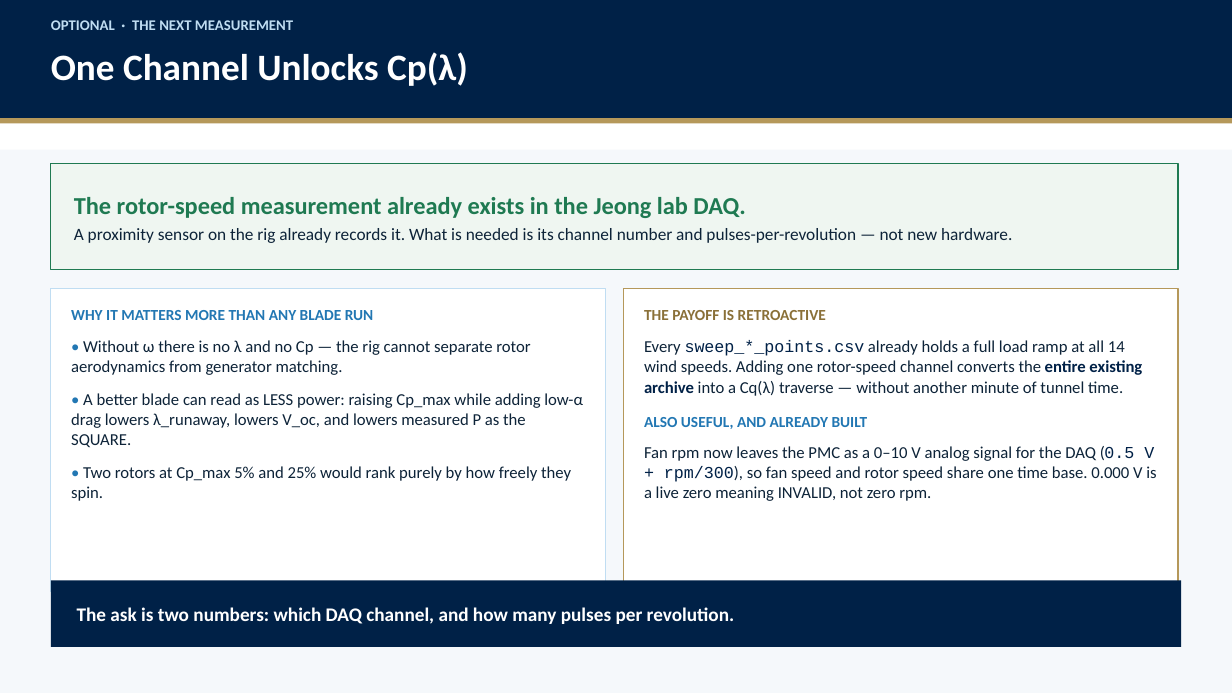
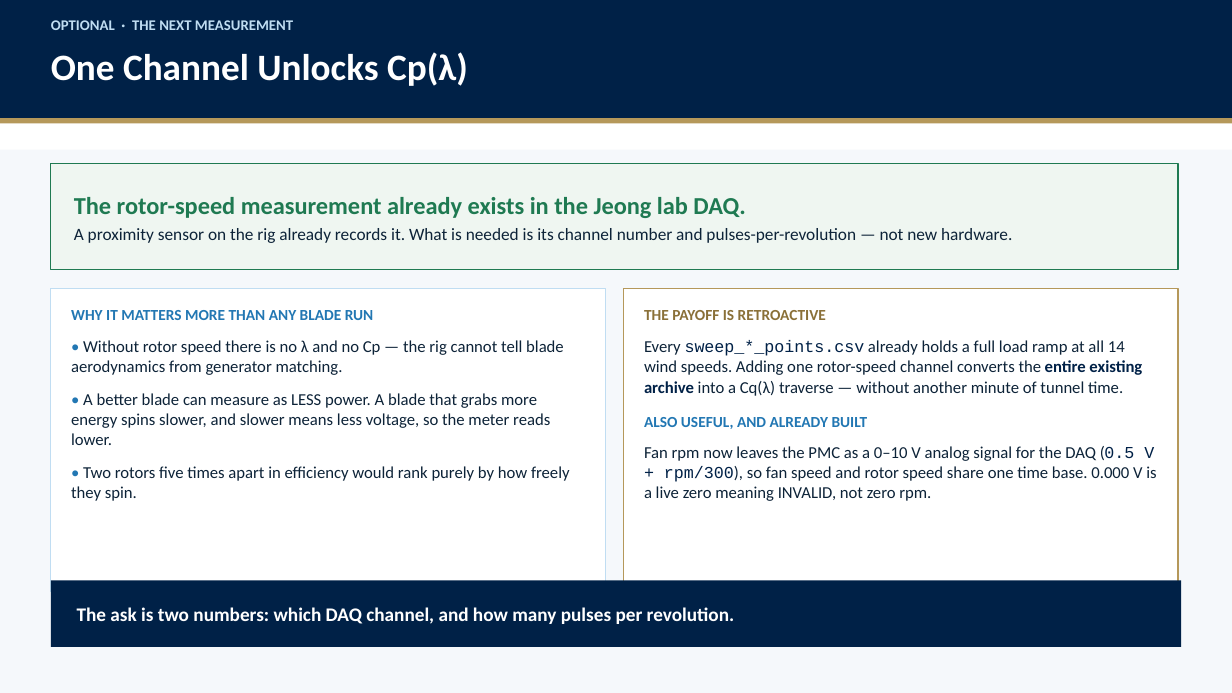
Before and after one commit to stephenseacuello/windtunnel-control, a slide deck: slide 6 of docs/slides/jeong_setup_and_results.pptx. Drawn at 1232x693 pixels with LibreOffice and Linux fonts; fonts in the diff are those of the drawing. Boxes give left, top, right and bottom in pixels: in the first picture for what was removed or moved away, otherwise in the second. Text is boxed around its words. In the diff, an @@ line names an element or a change of style, - is before the commit and + after.

```diff
--- a/docs/slides/jeong_setup_and_results.pptx
+++ b/docs/slides/jeong_setup_and_results.pptx
@@ text in rectangle at [71,340,570,501]: text changed @@
-• Without ω there is no λ and no Cp — the rig cannot separate rotor aerodynamics from generator matching.
-• A better blade can read as LESS power: raising Cp_max while adding low-α drag lowers λ_runaway, lowers V_oc, and lowers measured P as the SQUARE.
-• Two rotors at Cp_max 5% and 25% would rank purely by how freely they spin.
+• Without rotor speed there is no λ and no Cp — the rig cannot tell blade aerodynamics from generator matching.
+• A better blade can measure as LESS power. A blade that grabs more energy spins slower, and slower means less voltage, so the meter reads lower.
+• Two rotors five times apart in efficiency would rank purely by how freely they spin.
```
Also in this commit, not shown: 1 other slide changed, 3 other files.
